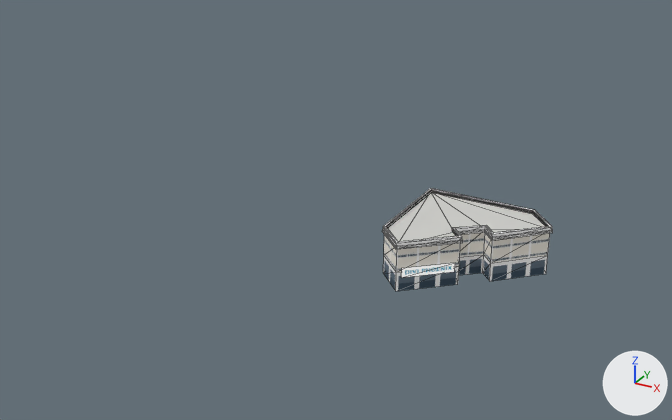
The glTF model game/models/hero/divephoenix.glb: old version first, new version second.
Before and after are seen from a 50 mm lens placed at (60.7, -165.6, 90.3), pointed at (-25.1, -9.7, 12.3). The lights are fixed; the arrows at lower right show +X, +Y and +Z. The older version comes first. Mesh edges are drawn as thin lines. Objects named as collision shapes, trigger or cutter boxes, shadow casters or lower levels of detail are left out. Vertices at exactly the same position are counted once.

Names of what the first picture shows: 'divephoenix_lod0'.
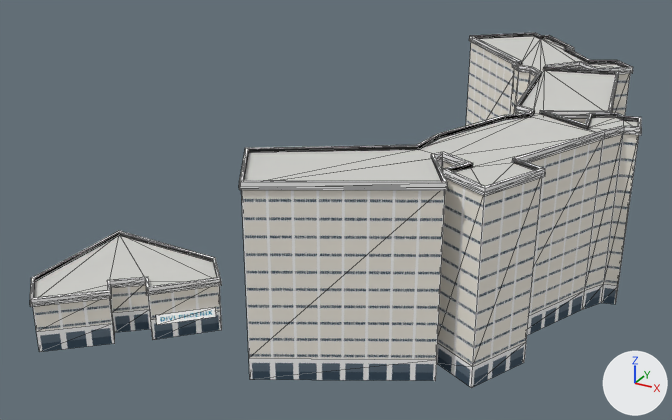
What differs and where, as boxes [x1, y1, x2, y2] in the pictures (672 x 420 px; the box of a moved part takes in the faces that stretch with it):
'divephoenix_lod0', reshaped, moved, rescaled (258% wider, 242% taller): before [383, 188, 553, 291]; after [30, 33, 642, 388]
part 1 of me_divephoenix_lod0, moved or reshaped: before [383, 192, 550, 291]; after [33, 235, 222, 352]
part 2 of me_divephoenix_lod0, moved or reshaped: before [383, 188, 552, 247]; after [30, 231, 221, 303]
part 3 of me_divephoenix_lod0, moved or reshaped: before [383, 230, 553, 249]; after [30, 282, 222, 307]
part 4 of me_divephoenix_lod0, added: after [239, 33, 641, 193]
part 5 of me_divephoenix_lod0, added: after [242, 36, 639, 388]
part 6 of me_divephoenix_lod0, added: after [239, 39, 642, 196]
part 7 of me_divephoenix_lod0, deleted: before [401, 263, 455, 278]
part 8 of me_divephoenix_lod0, added: after [156, 307, 216, 325]

The edits, one by one:
me_divephoenix_lod0 is used by ob_divephoenix_lod0; location (0.8, -0.5, 5.4); scale (15.3, 15.3, 15.3).
Verts and faces of me_divephoenix_lod0; kept vertices keep their numbers, new ones are numbered from 85.
me_divephoenix_lod0 had 85 vertices, 117 faces and spanned x -1.0..1.0, y -0.97..0.97, z -0.35..0.35.
me_divephoenix_lod0 now has 490 vertices, 700 faces and spans x -0.7..0.7, y -1.0..1.0, z -0.28..0.28.
me_divephoenix_lod0 part 1: the loose piece of 27 vertices spanning x -0.98..0.97, y -0.94..0.95, z -0.35..0.31 is scaled about its middle by 0.233, then moved by (-0.47, -0.78, -0.18).
me_divephoenix_lod0 part 2: the loose piece of 36 vertices spanning x -0.99..0.99, y -0.96..0.96, z 0.28..0.35 is scaled about its middle by 0.233, then moved by (-0.47, -0.77, -0.44).
me_divephoenix_lod0 part 3: the loose piece of 18 vertices spanning x -1.0..1.0, y -0.97..0.97, z 0.27..0.31 is scaled about its middle by (0.233, 0.233, 0.231), then moved by (-0.47, -0.77, -0.41).
me_divephoenix_lod0 part 4: a new loose piece of 180 vertices spanning x -0.16..0.7, y -0.83..1.0, z 0.26..0.28, in mat_trim (white #ffffff).
me_divephoenix_lod0 part 5: a new loose piece of 135 vertices spanning x -0.15..0.7, y -0.83..0.99, z -0.28..0.27.
me_divephoenix_lod0 part 6: a new loose piece of 90 vertices spanning x -0.16..0.7, y -0.83..1.0, z 0.26..0.27, in mat_trim (white #ffffff).
me_divephoenix_lod0 part 7: the loose piece of 4 vertices spanning x -0.54..0.01, y -0.92..-0.44, z -0.15..-0.01 is deleted.
Part 8, on me_divephoenix_lod0:
New vertex 85 is at (-0.37, -0.79, -0.23), pixel (156, 324).
New vertex 86 is at (-0.25, -0.67, -0.23), pixel (216, 316).
New vertex 87 is at (-0.25, -0.67, -0.2), pixel (215, 307).
New vertex 88 is at (-0.37, -0.79, -0.2), pixel (155, 315).
New faces: (85, 86, 87), (85, 87, 88) (mat_sign).
Object 'divephoenix_lod0' (ob_divephoenix_lod0) moves from (0.8, -0.5, 5.4) to (-14.3, -0.8, 18.2).
Object 'divephoenix_lod0' (ob_divephoenix_lod0) is rescaled from (15.3, 15.3, 15.3) to (65.8, 65.8, 65.8).
